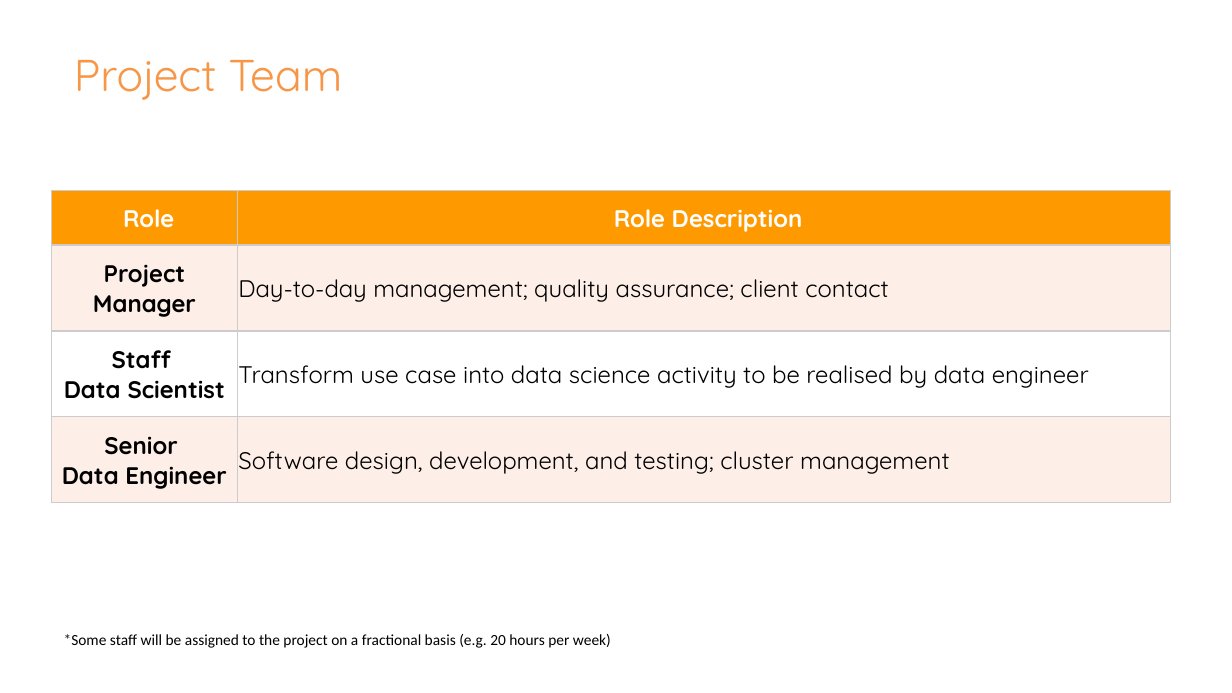
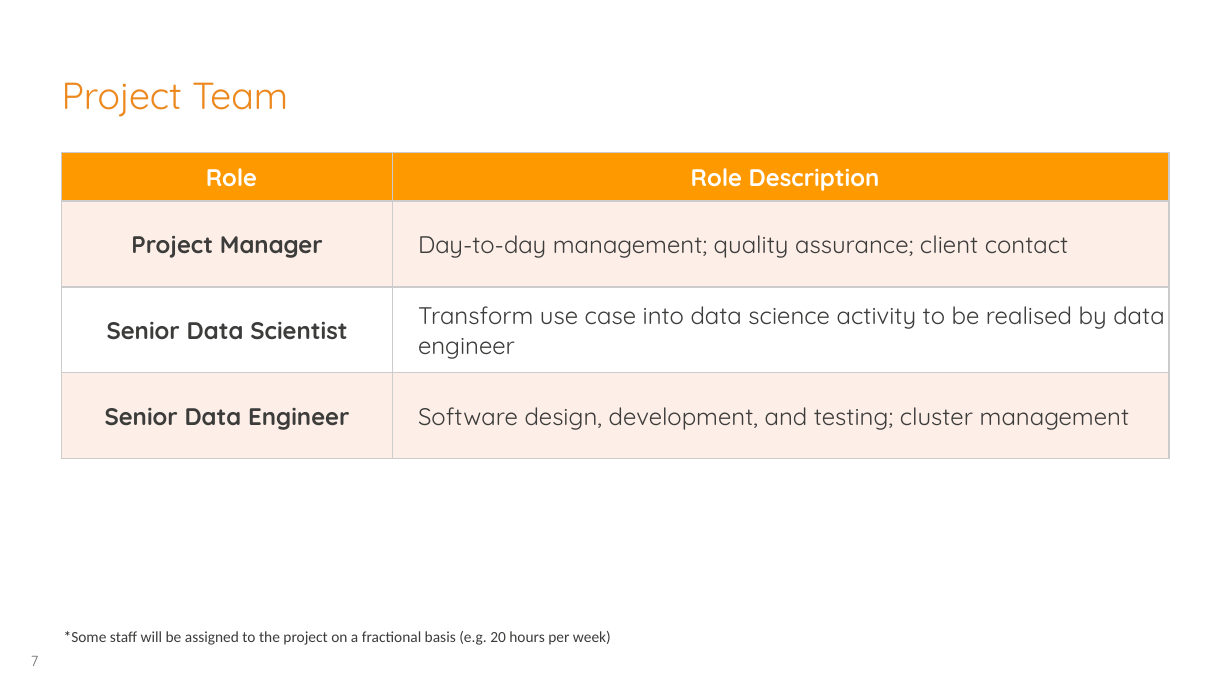
Before and after one commit to georgios-tsolakis-td/Bootcamp_Mar17_London, a slide deck: slide 7 of Team Quinto/Skynet Proposal.pptx. Drawn at 1232x693 pixels with LibreOffice and Linux fonts; fonts in the diff are those of the drawing; background and template pictures are left out. Boxes give left, top, right and bottom in pixels: in the first picture for what was removed or moved away, otherwise in the second. Text is boxed around its words. In the diff, an @@ line names an element or a change of style, - is before the commit and + after.

```diff
--- a/Team Quinto/Skynet Proposal.pptx
+++ b/Team Quinto/Skynet Proposal.pptx
@@ title "Project Team" at box(62, 82, 288, 117): size 26 to 22 pt, text colour #F79646 to #EC881D; line spacing 1 to 0.95; vertical alignment middle to bottom @@
@@ table at box(62, 153, 1169, 458) @@
-row 3, column 1: Staff Data Scientist
+row 3, column 1: Senior Data Scientist
@@ text colour #000000 to #3C3C3B in "Project Manager", "Day-to-day management; quality assurance; client contact", "Transform use case into data science activity ...", "Senior Data Engineer" and 1 more places @@
@@ indent changed @@
@@ table: place and size @@
-table at box(52, 191, 1170, 503)
+table at box(62, 153, 1169, 458)
@@ text "*Some staff will be assigned ..." at box(64, 631, 611, 645): text colour #000000 to #3C3C3B; line spacing 1 to 0.85; more space between paragraphs @@
@@ page number added at box(31, 656, 39, 666), 8.5 pt, text #6C6C6C @@
+7
```
Also in this commit, not shown: 6 other slides changed.
